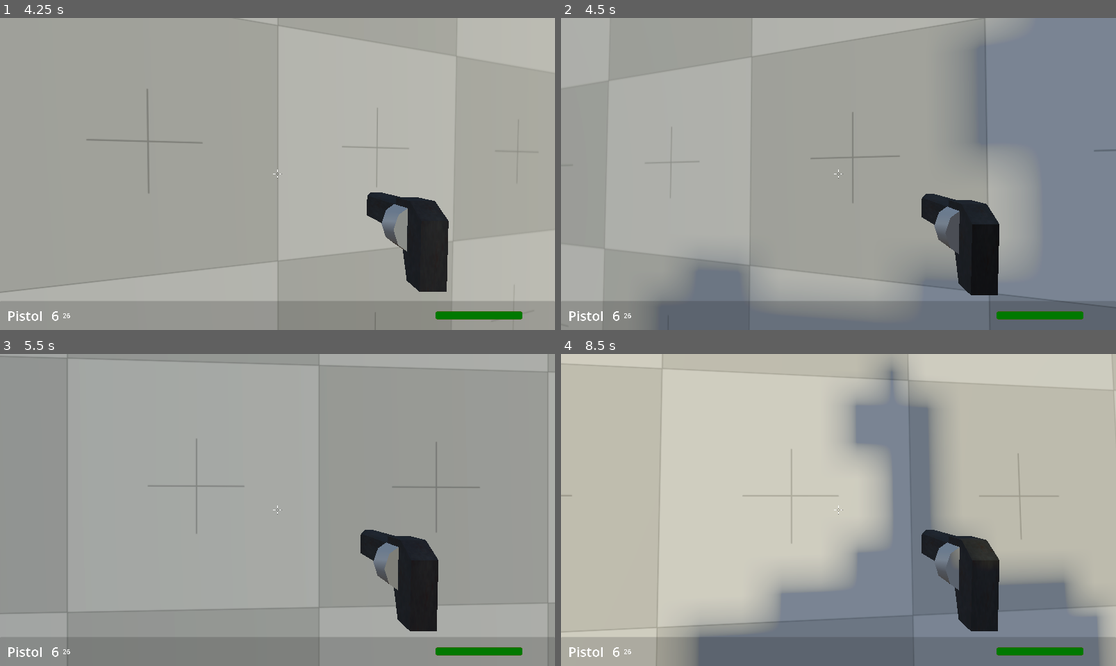
Above: before the commit, frames 1-4 (two rows, left to right).
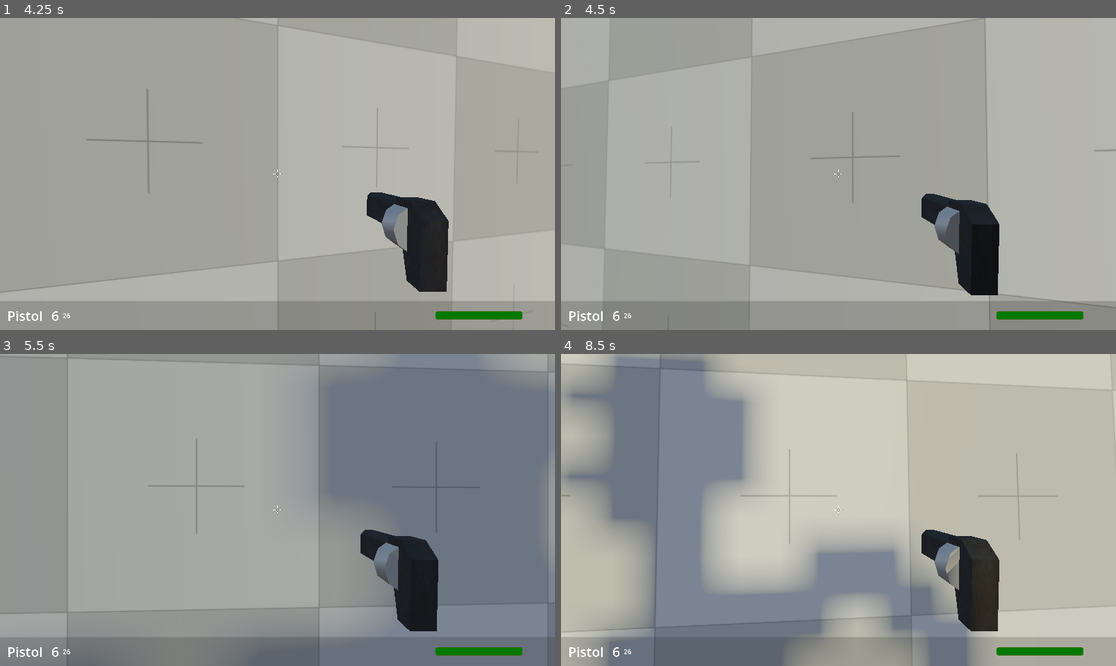
Above: after the commit, the same moments.

Repository: WyattBumbalough/TheGame
Game: Godot game, scene res://Entities/Levels/TestLevel/TestLevel.tscn
The game is run twice, just before and just after one commit, with the same random seed, the same clock (stepped at 60 frames per second) and the same inputs.
Inputs (mouse positions are in pixels of both pictures, inside the frame that each line leads up to):
- Up to frame 1 (4.25 s): tap Enter (ui_accept) at 0.5 s; move the mouse to (305, 174) at 0.52 s; hold W (up) from 0.53 s (still down); tap Shift (sprint) at 0.6, 2.1, 3.6 s; tap Space (jump) at 0.77, 1.52, 3.02, 3.77 s; move the mouse to (249, 174) at 1.27 s; tap C at 1.35, 2.85 s; move the mouse to (288, 167) at 2.02 s; move the mouse to (271, 180) at 2.77 s; move the mouse to (316, 177) at 3.52 s
- Up to frame 2 (4.5 s): keep holding W (up); move the mouse to (794, 170) at 4.27 s; tap C at 4.35 s
- Up to frame 3 (5.5 s): keep holding W (up); tap Space (jump) at 4.52 s; move the mouse to (283, 510) at 5.02 s; tap Shift (sprint) at 5.1 s
- Up to frame 4 (8.5 s): move the mouse to (816, 503) at 5.77 s; release W (up) at 5.78 s; hold D (right) 5.78-6.53 s; tap C at 5.85, 7.35 s; tap Space (jump) at 6.02, 6.77, 7.52 s; move the mouse to (866, 510) at 6.52 s; hold W (up) from 6.53 s (still down); tap Shift (sprint) at 6.6, 8.1 s; move the mouse to (810, 510) at 7.27 s; move the mouse to (849, 503) at 8.02 s

Frame 1 is identical in both runs. In frame 2, 30% of the frame differs, in the area x 16-100%, y 0-100%; in frame 3, 35%; in frame 4, 46%, in the area x 0-100%, y 0-100%.

Commit message:
breadcrumb navigation

Diff:
--- a/Common/Components/MovementComponent.gd
+++ b/Common/Components/MovementComponent.gd
@@ -12,17 +12,28 @@
 var direction: Vector3 = Vector3.ZERO
 var time: float = 0.0
 
-var can_move: bool = true
+var can_move: bool = false
 var is_moving: bool = false
 
 func update(_delta: float) -> void:
-	if !body:
-		printerr("No character body assigned to this movement component.")
-		return
+	if can_move:
+		direction = body.global_position.direction_to(nav_agent.get_next_path_position())
 
-	body.velocity.x = direction.x * speed
-	body.velocity.z = direction.z * speed
-	body.move_and_slide()
+		if !is_moving:
+			is_moving = true
+			on_navigation_started.emit()
+
+		# Stuff to smoothly rotate the model towards a direction.
+		var rot_speed = 4.0
+		var target_rot = direction.signed_angle_to(Vector3.MODEL_REAR, Vector3.DOWN)
+		if abs(target_rot - body.rotation.y) > deg_to_rad(60):
+			rot_speed = 20
+		body.rotation.y = lerp_angle(body.rotation.y, target_rot, rot_speed * _delta)
+
+		#body.look_at(nav_agent.target_position)
+		body.velocity.x = direction.x * speed
+		body.velocity.z = direction.z * speed
+		body.move_and_slide()
 
 
 func navigate_to(_position: Vector3, _delta: float, _delay: float = 0.1):
@@ -50,6 +61,14 @@
 	body.move_and_slide()
 
 
+func set_nav_target(pos: Vector3):
+	nav_agent.target_position = pos
+
+
+func start_navigation():
+	can_move = true
+
+
 func stop_navigation():
 	can_move = false
 	is_moving = false
--- a/Entities/Enemies/EnemyBase.gd
+++ b/Entities/Enemies/EnemyBase.gd
@@ -10,7 +10,7 @@
 @export var health_component: HealthManager
 @export var hitbox_component: Hitbox
 
-@onready var breadcrumb = preload("res://Common/Components/Breadcrumb/breadcrumb.tscn")
+@onready var bc = preload("res://Common/Components/Breadcrumb/breadcrumb.tscn")
 
 var can_move: bool = true
 var is_moving: bool = false
@@ -47,20 +47,38 @@
 
 
 func _physics_process(delta: float) -> void:
-	if time >= check_sight_delay:
-		if _has_sight_to_player():
-			_on_player_detected()
-		time = 0.0
-	else:
-		time += delta
+	#if time >= check_sight_delay:
+		#if _has_sight_to_player():
+			#_on_player_detected()
+		#time = 0.0
+	#else:
+		#time += delta
+	if distance_to_player <= enemy_data.detection_range:
+		_look_for_breadcrumbs(delta)
 
 	if _player:
 		distance_to_player = self.global_position.distance_to(_player.global_position)
 
-	if player_detected:
-		await get_tree().create_timer(enemy_data.detection_time).timeout
-		movement_component.navigate_to(_player.global_position, delta)
+	movement_component.update(delta)
+	#if player_detected:
+		##await get_tree().create_timer(enemy_data.detection_time).timeout
+		#movement_component.update(delta)
 
+func _look_for_breadcrumbs(delta: float):
+	if time >= 0.3:
+		if _has_sight_to_player():
+			var breadcrumb: Vector3 = _player.global_position
+			movement_component.set_nav_target(breadcrumb)
+			movement_component.start_navigation()
+
+			# Debug breadcrumbs
+			var i = bc.instantiate()
+			get_tree().get_root().add_child(i)
+			i.global_position = breadcrumb
+
+		time = 0.0
+	else:
+		time += delta
 
 func _has_sight_to_player() -> bool:
 	var space_state: PhysicsDirectSpaceState3D = get_world_3d().direct_space_state
--- a/Entities/Enemies/Ghost/e_ghost_data.tres
+++ b/Entities/Enemies/Ghost/e_ghost_data.tres
@@ -6,6 +6,7 @@
 script = ExtResource("1_m53k5")
 enemy_name = "Ghost"
 detection_range = 50.0
+movement_speed = 2.5
 attack_range = 1.5
 attack_startup_time = 0.15
 metadata/_custom_type_script = "uid://c12iah1jacbwu"
--- a/Entities/Enemies/Grunt/grunt.tscn
+++ b/Entities/Enemies/Grunt/grunt.tscn
@@ -13,6 +13,7 @@
 enemy_name = "Grunt"
 detection_range = 30.0
 hitspark = ExtResource("2_3t4ei")
+movement_speed = 3.5
 attack_damage = 45.0
 attack_range = 30.0
 idle_anim_name = "idle1"
--- a/Entities/Levels/TestLevel/TestLevel.tscn
+++ b/Entities/Levels/TestLevel/TestLevel.tscn
@@ -50,7 +50,7 @@
 transform = Transform3D(0.6256784, 0, 0.78008103, 0, 1, 0, -0.78008103, 0, 0.6256784, 3.578385, 0, -11.707236)
 
 [node name="Ghost" parent="." unique_id=647086594 instance=ExtResource("5_fhsqr")]
-transform = Transform3D(0.2513261, 0, 0.9679025, 0, 1, 0, -0.9679025, 0, 0.2513261, -0.23949814, 0, -28.084593)
+transform = Transform3D(0.2513261, 0, 0.9679025, 0, 1, 0, -0.9679025, 0, 0.2513261, -0.23949814, 0, -21.878748)
 
 [node name="Floor2" type="CSGBox3D" parent="." unique_id=620668400]
 transform = Transform3D(1, 0, 0, 0, 1, 0, 0, 0, 1, 0, 4, -14.151013)
